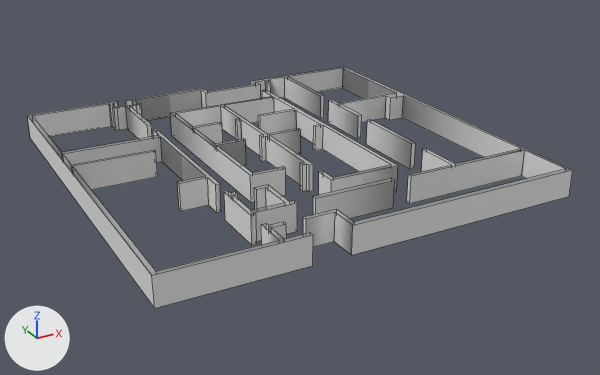
The COLLADA model models/walls.dae: old version first, new version second.
Rendered twice from a 50 mm camera at (-67.6, -111.0, 70.9) aimed at (15.0, 39.2, -4.2). Arrows for +X, +Y and +Z are at lower left; the lights stay in place. Mesh edges are drawn as thin lines. Where no turn or scale is listed for an object, it has been applied to the vertices. Vertices at the same position are counted once.

The first picture shows 'walls'.
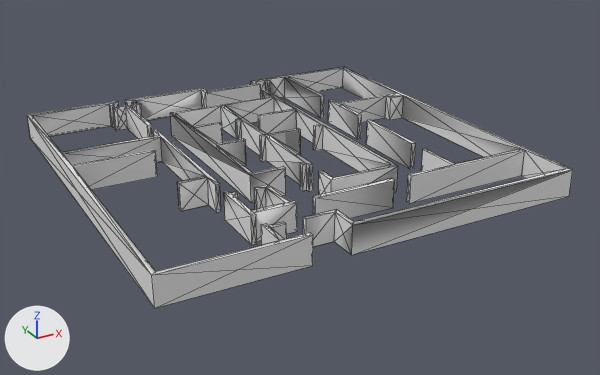
What differs and where, as boxes (x1, y1, x2, y2) in the pictures (600 x 375 px):
part 1 of me_plane_002, added
    after: (33, 68, 573, 255)

The change, as a diff of the scene's bpy script:
```diff
--- a/models/walls.dae.py
+++ b/models/walls.dae.py
@@ me_plane_002 @@
 # used by ob_walls; location = (0.0, 0.0, 0.0)
-me_plane_002.from_pydata(...)  # 352 vertices, 176 faces; spans x -33.0..57.0, y 0.0..89.0, z 0.0..6.0
+me_plane_002.from_pydata(...)  # 706 vertices, 1388 faces; spans x -33.0..57.0, y 0.0..89.0, z 0.0..6.0
+# me_plane_002 part 1: 354 vertices added at x -33.0..57.0, y 0.0..89.0, z 0.0..6.0
```
